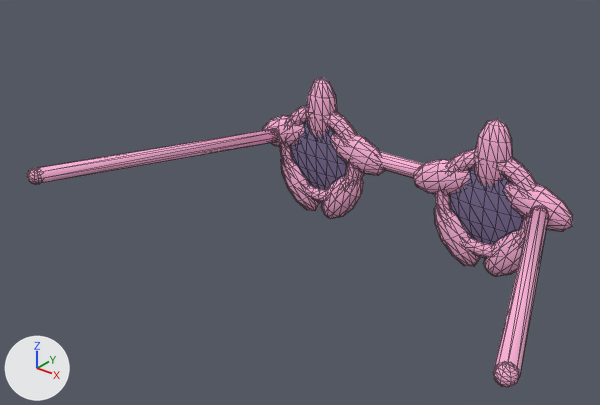
The glTF model modules/Wardrobe/Models/Clothes/star_sunglasses.glb, before and after one commit.
Rendered twice from a camera (50 mm lens) standing at (0.65, -0.656, 1.616) and looking at (-0.013, 0.173, 1.102). The lights are fixed; the arrows at lower left show +X, +Y and +Z. The older version comes first. Mesh edges are drawn as thin lines.

The scene before the commit, as lines of its bpy script (objects in view):
```python
me_head = bpy.data.meshes.new('Head')
me_head.from_pydata(...)  # 1900 vertices, 3716 faces; spans x -0.403..0.403, y -0.013..0.436, z 0.222..0.478
# faces by material slot: [560, 3156]
me_head.materials.append(mat_lens)  # purple #7c6c95
me_head.materials.append(mat_frame)  # pink #ffb3da
ob_head = bpy.data.objects.new('Head', me_head)
ob_head.location = (0.0, 0.0, 0.72)
```
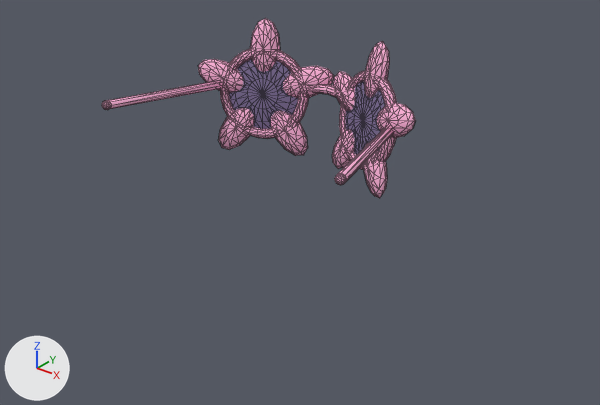
Where the change shows, as pixel boxes (x1, y1, x2, y2) in the pictures (600 x 405 px; the box of a moved part takes in the faces that stretch with it):
'Head', reshaped, moved (42% narrower, 42% shorter): before (27, 77, 573, 388); after (102, 18, 416, 198)
part 1 of me_head, moved or reshaped: before (321, 177, 364, 219); after (250, 18, 280, 72)
part 2 of me_head, moved or reshaped: before (331, 134, 385, 175); after (283, 66, 334, 98)
part 3 of me_head, moved or reshaped: before (281, 159, 319, 211); after (271, 111, 308, 156)
part 4 of me_head, moved or reshaped: before (306, 77, 337, 137); after (219, 108, 254, 149)
part 5 of me_head, moved or reshaped: before (262, 115, 304, 147); after (198, 59, 243, 93)
part 6 of me_head, moved or reshaped: before (37, 129, 278, 184); after (107, 81, 223, 109)
part 7 of me_head, added: after (102, 100, 110, 110)
part 8 of me_head, moved or reshaped: before (434, 206, 480, 267); after (364, 41, 389, 97)
part 9 of me_head, moved or reshaped: before (484, 231, 523, 276); after (377, 103, 416, 138)
part 10 of me_head, moved or reshaped: before (413, 159, 470, 195); after (364, 143, 387, 198)
part 11 of me_head, moved or reshaped: before (474, 119, 512, 186); after (332, 130, 355, 169)
part 12 of me_head, moved or reshaped: before (505, 183, 573, 231); after (333, 71, 355, 111)
part 13 of me_head, moved or reshaped: before (493, 206, 549, 377); after (338, 125, 394, 182)
part 14 of me_head, added: after (335, 173, 346, 185)
part 15 of me_head, added (pink): after (220, 48, 309, 138)
part 16 of me_head, added (pink): after (339, 71, 397, 170)
part 17 of me_head, added (purple): after (229, 59, 298, 129)
part 18 of me_head, added (purple): after (345, 81, 385, 155)
part 19 of me_head, added: after (312, 84, 338, 98)
part 20 of me_head, deleted: before (27, 106, 548, 388)

Diff of the bpy script that builds the scene:
```diff
--- a/modules/Wardrobe/Models/Clothes/star_sunglasses.glb.py
+++ b/modules/Wardrobe/Models/Clothes/star_sunglasses.glb.py
@@ me_head @@
-me_head.from_pydata(...)  # 1900 vertices, 3716 faces; spans x -0.403..0.403, y -0.013..0.436, z 0.222..0.478
+me_head.from_pydata(...)  # 1958 vertices, 3816 faces; spans x -0.194..0.194, y -0.016..0.235, z 0.09..0.276
+# me_head part 1: the loose piece of 62 vertices spanning x -0.156..-0.07, y 0.396..0.436, z 0.222..0.324 is multiplied about its middle by the matrix ((-0.564, -0.147, 0.319), (-0.155, 0.311, 0.304), (-0.017, 1.989, -0.024)), then moved by (0.021, -0.22, -0.037)
+# me_head part 2: the loose piece of 62 vertices spanning x -0.141..-0.027, y 0.396..0.436, z 0.329..0.397 is multiplied about its middle by the matrix ((0.007, 1.691, 0.259), (0.144, 0.915, -0.058), (-0.235, 0.615, -0.626)), then moved by (0.049, -0.201, -0.169)
+# me_head part 3: the loose piece of 62 vertices spanning x -0.25..-0.164, y 0.396..0.436, z 0.222..0.324 is multiplied about its middle by the matrix ((0.44, 1.192, 0.229), (0.16, 0.255, 0.308), (0.351, -1.609, 0.219)), then moved by (0.156, -0.222, -0.149)
+# me_head part 4: the loose piece of 62 vertices spanning x -0.19..-0.13, y 0.396..0.436, z 0.358..0.478 is multiplied about its middle by the matrix ((-0.552, -0.954, 0.073), (-0.182, -0.758, -0.155), (0.413, -1.609, 0.03)), then moved by (0.042, -0.253, -0.294)
+# me_head part 5: the loose piece of 62 vertices spanning x -0.293..-0.179, y 0.396..0.436, z 0.329..0.397 is multiplied about its middle by the matrix ((0.116, -1.782, -0.12), (-0.086, -0.723, -0.237), (0.235, 0.615, -0.626)), then moved by (0.093, -0.252, -0.169)
+# me_head part 6: the loose piece of 16 vertices spanning x -0.402..-0.238, y -0.004..0.4, z 0.345..0.391 is multiplied about its middle by the matrix ((0.426, -0.031, -0.002), (0.031, 0.426, -0.009), (0.003, 0.008, 0.427)), then moved by (0.156, -0.121, -0.182)
+# me_head part 7: a new loose piece, a UV sphere (8 segments, 8 rings, poles along z) spanning x -0.194..-0.181, y -0.016..-0.003, z 0.182..0.195, in mat_frame (pink #ffb3da)
+# me_head part 8: the loose piece of 62 vertices spanning x 0.07..0.156, y 0.396..0.436, z 0.222..0.324 is multiplied about its middle by the matrix ((-0.564, 0.147, -0.319), (0.155, 0.311, 0.304), (0.017, 1.989, -0.024)), then moved by (-0.021, -0.22, -0.037)
+# me_head part 9: the loose piece of 62 vertices spanning x 0.164..0.25, y 0.396..0.436, z 0.222..0.324 is multiplied about its middle by the matrix ((-0.078, 1.782, 0.147), (0.252, -0.723, 0.009), (0.523, 0.615, -0.416)), then moved by (-0.064, -0.252, -0.08)
+# me_head part 10: the loose piece of 62 vertices spanning x 0.027..0.141, y 0.396..0.436, z 0.329..0.397 is multiplied about its middle by the matrix ((-0.24, 0.954, 0.502), (-0.092, -0.758, -0.221), (-0.099, -1.609, 0.402)), then moved by (0.034, -0.253, -0.238)
+# me_head part 11: the loose piece of 62 vertices spanning x 0.13..0.19, y 0.396..0.436, z 0.358..0.478 is multiplied about its middle by the matrix ((-0.491, -1.192, -0.073), (0.31, 0.255, -0.155), (0.413, -1.609, 0.03)), then moved by (-0.109, -0.222, -0.294)
+# me_head part 12: the loose piece of 62 vertices spanning x 0.179..0.293, y 0.396..0.436, z 0.329..0.397 is multiplied about its middle by the matrix ((0.146, -1.691, 0.214), (0.151, 0.915, -0.038), (0.178, 0.615, 0.644)), then moved by (-0.201, -0.201, -0.169)
+# me_head part 13: the loose piece of 16 vertices spanning x 0.238..0.402, y -0.004..0.4, z 0.345..0.391 is multiplied about its middle by the matrix ((0.426, 0.031, 0.002), (-0.031, 0.426, -0.009), (-0.003, 0.008, 0.427)), then moved by (-0.156, -0.121, -0.182)
+# me_head part 14: a new loose piece, a UV sphere (8 segments, 8 rings, poles along z) spanning x 0.181..0.194, y -0.016..-0.003, z 0.182..0.195, in mat_frame (pink #ffb3da)
+# me_head part 15: a new loose piece of 300 vertices spanning x -0.147..-0.029, y 0.153..0.22, z 0.111..0.238, in mat_frame (pink #ffb3da)
+# me_head part 16: a new loose piece of 300 vertices spanning x 0.029..0.147, y 0.153..0.22, z 0.111..0.238, in mat_frame (pink #ffb3da)
+# me_head part 17: a new loose piece of 170 vertices spanning x -0.139..-0.036, y 0.16..0.212, z 0.118..0.231, in mat_lens (purple #7c6c95)
+# me_head part 18: a new loose piece of 170 vertices spanning x 0.036..0.139, y 0.16..0.212, z 0.118..0.231, in mat_lens (purple #7c6c95)
+# me_head part 19: a new loose piece of 30 vertices spanning x -0.039..0.039, y 0.206..0.229, z 0.182..0.195, in mat_frame (pink #ffb3da)
+# me_head part 20: 11 loose pieces with 1248 vertices, spanning x -0.403..0.403, y -0.013..0.435, z 0.248..0.428, are deleted
+# other edits to the shape of me_head do not show in these pictures
 me_head.materials.append(mat_lens)
@@ ob_head @@
 ob_head = bpy.data.objects.new('Head', me_head)
-ob_head.location = (0.0, 0.0, 0.72)
+ob_head.location = (0.0, 0.0, 1.07)
```
